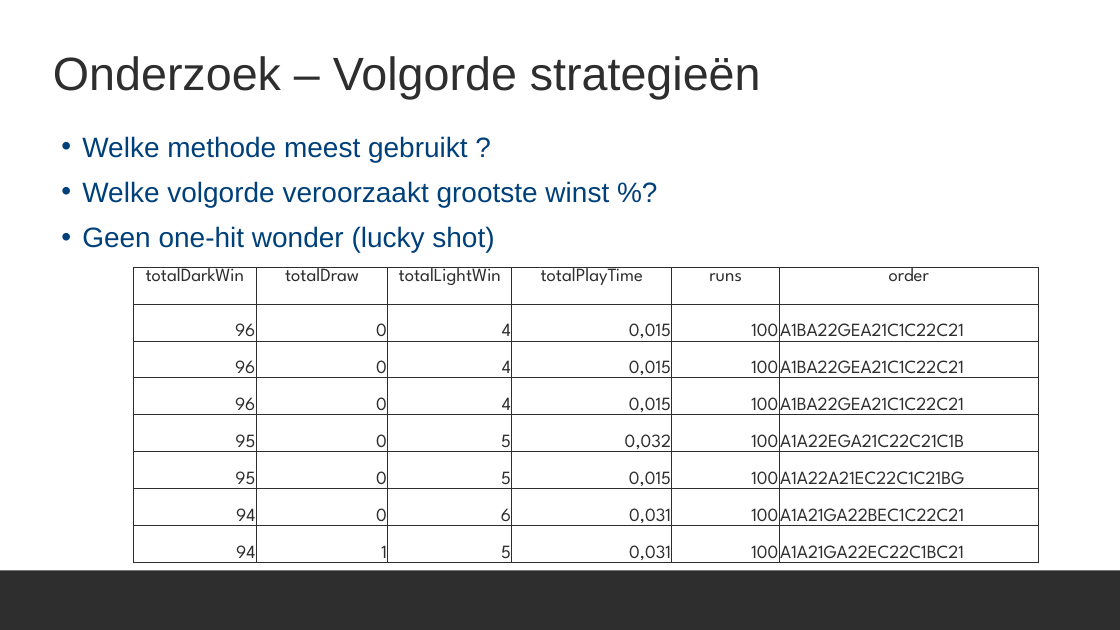
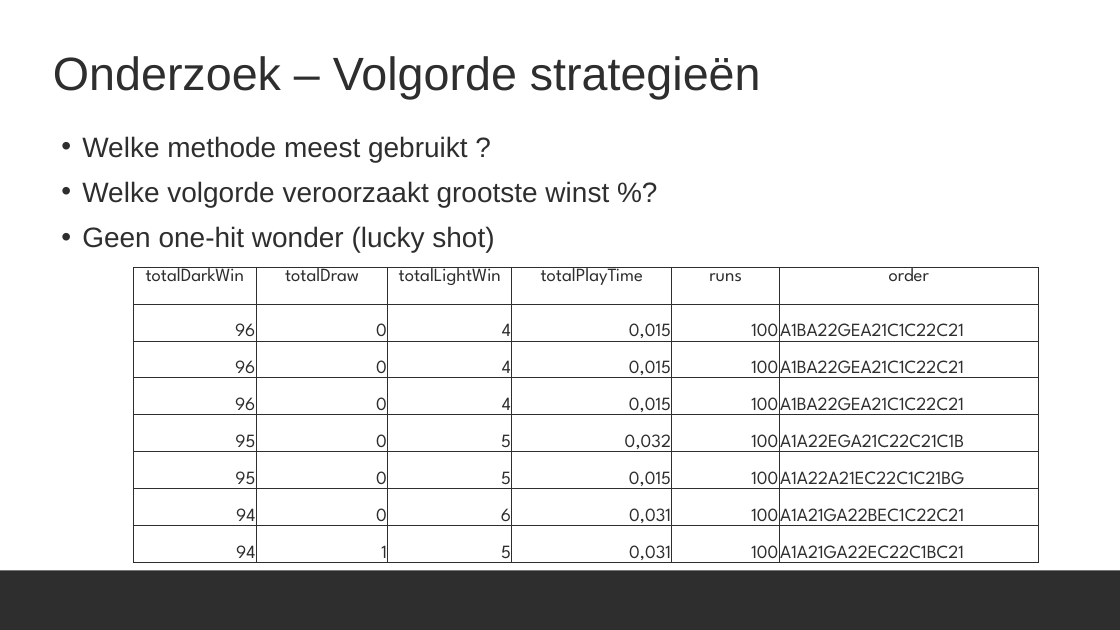
Before and after one commit to ro-per/PylosGamingBot, a slide deck: slide 9 of Presentation.pptx. Drawn at 1120x630 pixels with LibreOffice and Linux fonts; fonts in the diff are those of the drawing; background and template pictures are left out. Boxes give left, top, right and bottom in pixels: in the first picture for what was removed or moved away, otherwise in the second. Text is boxed around its words. In the diff, an @@ line names an element or a change of style, - is before the commit and + after.

```diff
--- a/Presentation.pptx
+++ b/Presentation.pptx
@@ text "Welke methode meest gebruikt ?" at (82,136,609,252): text colour #00407A to #2E2E2E @@
```
Also in this commit, not shown: 6 other slides changed.
